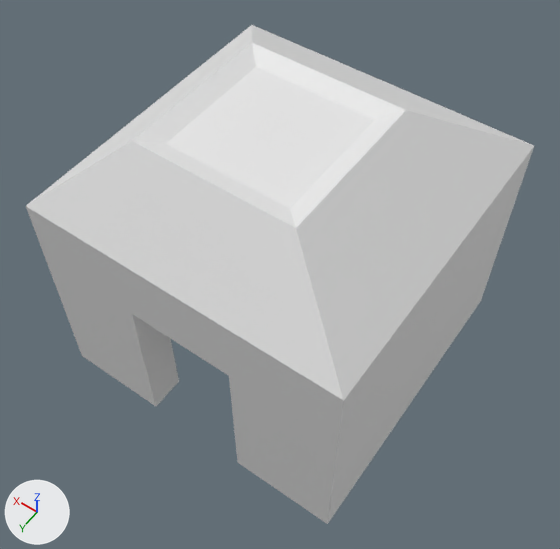
One commit to the glTF model Map/TopPart.glb: the scene before it, then after it.
The view is the same before and after, from a camera (50 mm lens) standing at (-26.1, 37.7, 67.7) and looking at (-1.0, 2.6, 12.5). Lighting does not change. The marker at lower left points along +X, +Y and +Z.

The first picture shows 'TopPart'.
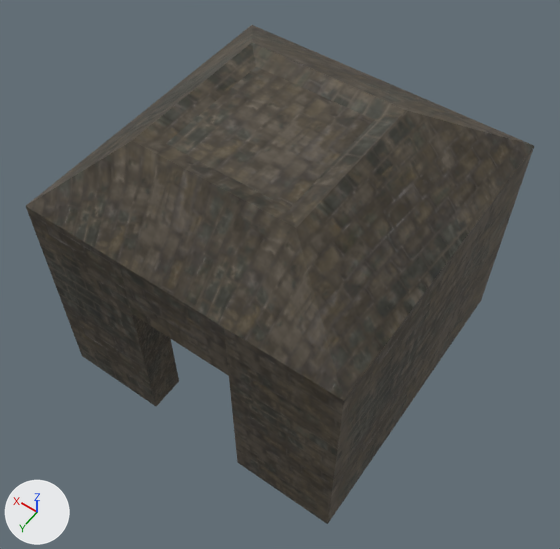
Location of each change, [x1, y1, x2, y2] in pixels of the pictures (560 x 549 px):
'TopPart', recoloured
    both: [26, 25, 534, 524]

The change, as a list of edits to the scene's bpy script:
```text
Add img_tcom_wall_stone5_5x2_5_512_albedo:
    img_tcom_wall_stone5_5x2_5_512_albedo = load_image('TCom_Wall_Stone5_5x2.5_512_albedo', '_unpacked/TCom_Wall_Stone5_5x2.5_512_albedo', 256, 128, 'sRGB')
Add mat_material:
    mat_material = principled_material('Material')
    mat_material.texture = img_tcom_wall_stone5_5x2_5_512_albedo
    mat_material.metallic = 0.29
    mat_material.roughness = 0.749
Change me_plane_002:
    where me_plane_002.from_pydata(...)  # 52 vertices, 112 faces; spans x -15.0..15.0, y -15.0..15.0, z 0.0..29.3
    add me_plane_002.materials.append(mat_material)  # picture img_tcom_wall_stone5_5x2_5_512_albedo
```
